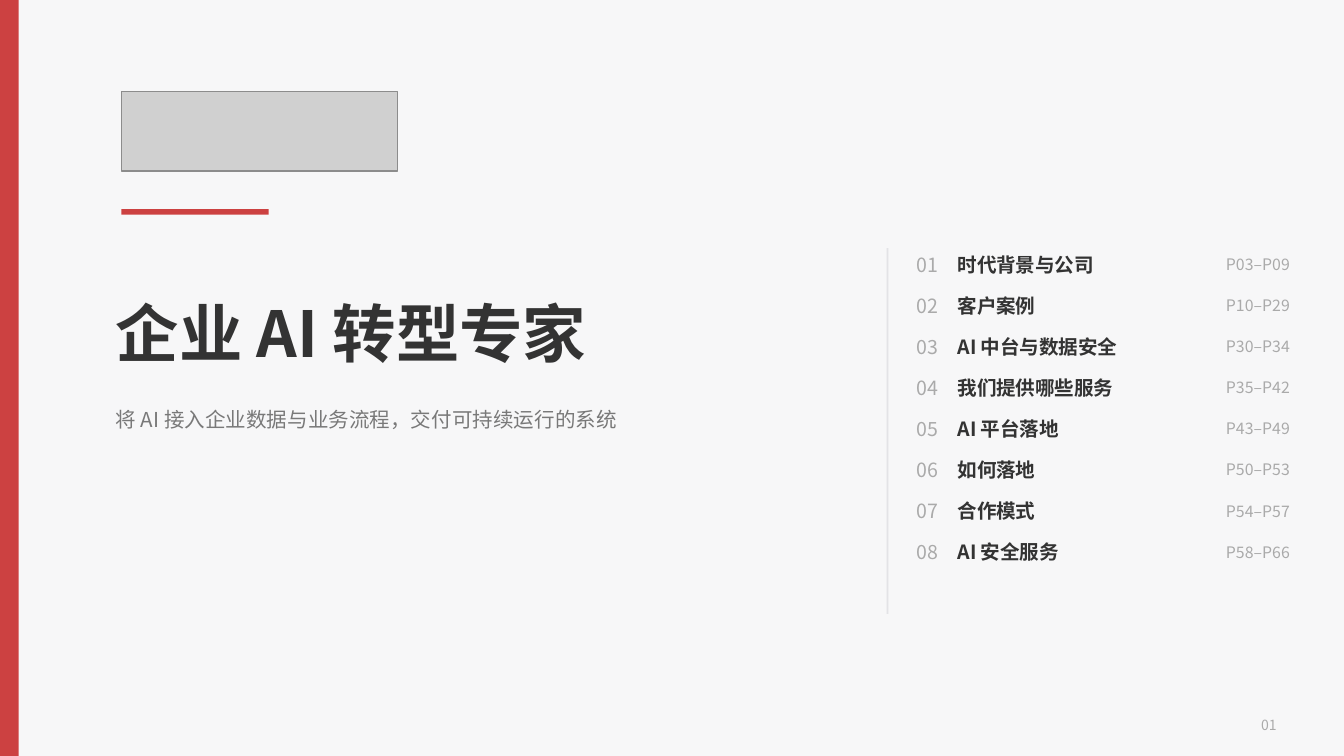
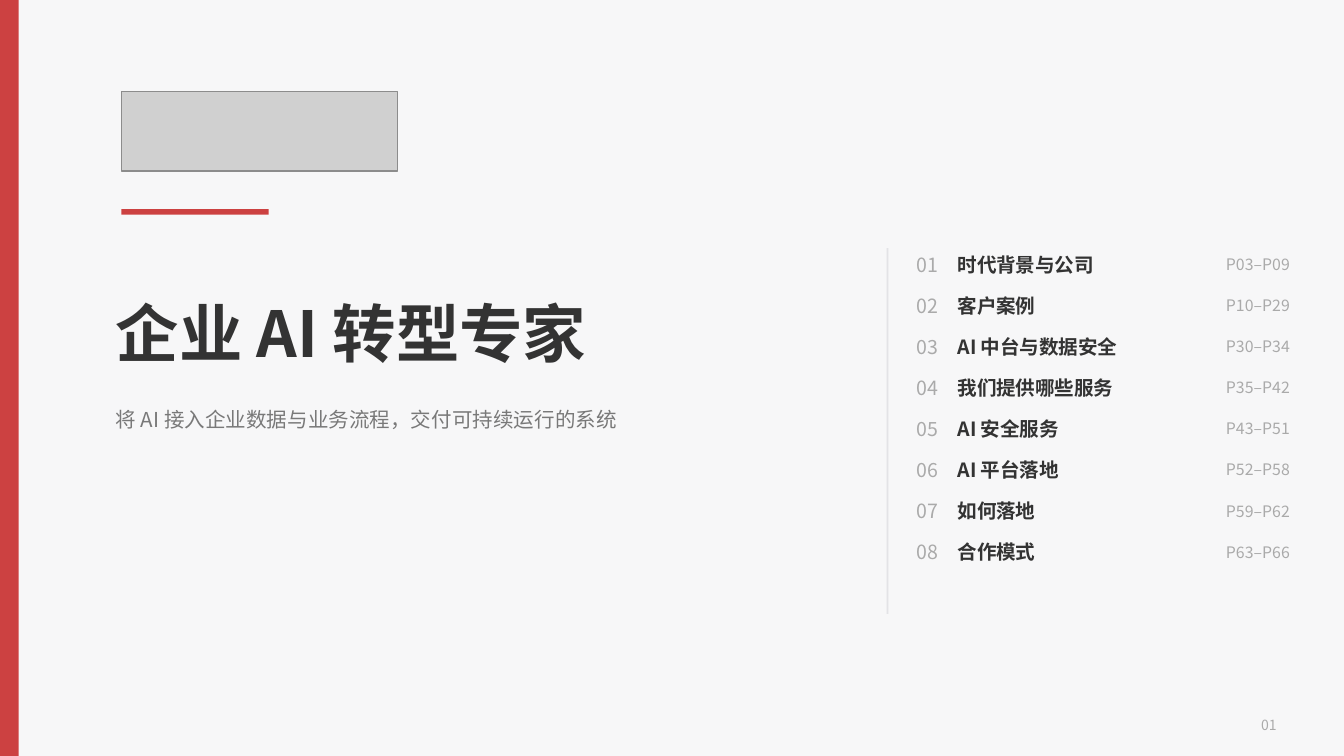
Before and after one commit to hveraus/ssw-business, a slide deck: slide 1 of SSW AI 业务_v2/SSW AI 业务_v3.pptx. Drawn at 1344x756 pixels with LibreOffice and Linux fonts; fonts in the diff are those of the drawing; grey boxes stand for pictures. Boxes give left, top, right and bottom in pixels: in the first picture for what was removed or moved away, otherwise in the second. Text is boxed around its words. In the diff, an @@ line names an element or a change of style, - is before the commit and + after.

Commit message:
安全服务整块前移到服务线之后（方案 B）
- 顺序：中台+数据安全(30–34) → 我们提供哪些服务(35–42) → AI 安全服务(43–51) → 平台(52–58) → 如何落地(59–62) → 合作(63–66) → 结束页(67)
- 安全服务成为第五部分，平台/落地/合作顺延为第六/第七/第八部分（分隔页部分编号同步）
- 页码重排 24 个函数：安全九页 58–66 → 43–51；平台六页 43–49 → 52–58；落地三页 50–53 → 59–62；合作四页 54–57 → 63–66
- 封面迷你目录与阅读导航八章全部重写，超链接目标同步（3/10/30/35/43/52/59/63）
- 总页数仍 70；AGENTS.md 页序表同步

```diff
--- a/SSW AI 业务_v2/SSW AI 业务_v3.pptx
+++ b/SSW AI 业务_v2/SSW AI 业务_v3.pptx
@@ text at [917, 419, 1059, 438]: text changed @@
-05 AI 平台落地
+05 AI 安全服务
@@ text at [1226, 422, 1290, 434]: text changed @@
-P43–P49
+P43–P51
@@ text at [917, 460, 1059, 479]: text changed @@
-06 如何落地
+06 AI 平台落地
@@ text at [1226, 463, 1290, 475]: text changed @@
-P50–P53
+P52–P58
@@ text at [917, 501, 1036, 520]: text changed @@
-07 合作模式
+07 如何落地
@@ text at [1226, 505, 1290, 517]: text changed @@
-P54–P57
+P59–P62
@@ text at [917, 542, 1036, 561]: text changed @@
-08 AI 安全服务
+08 合作模式
@@ text at [1226, 546, 1290, 558]: text changed @@
-P58–P66
+P63–P66
```
Also in this commit, not shown: 25 other slides changed, 2 other files.
